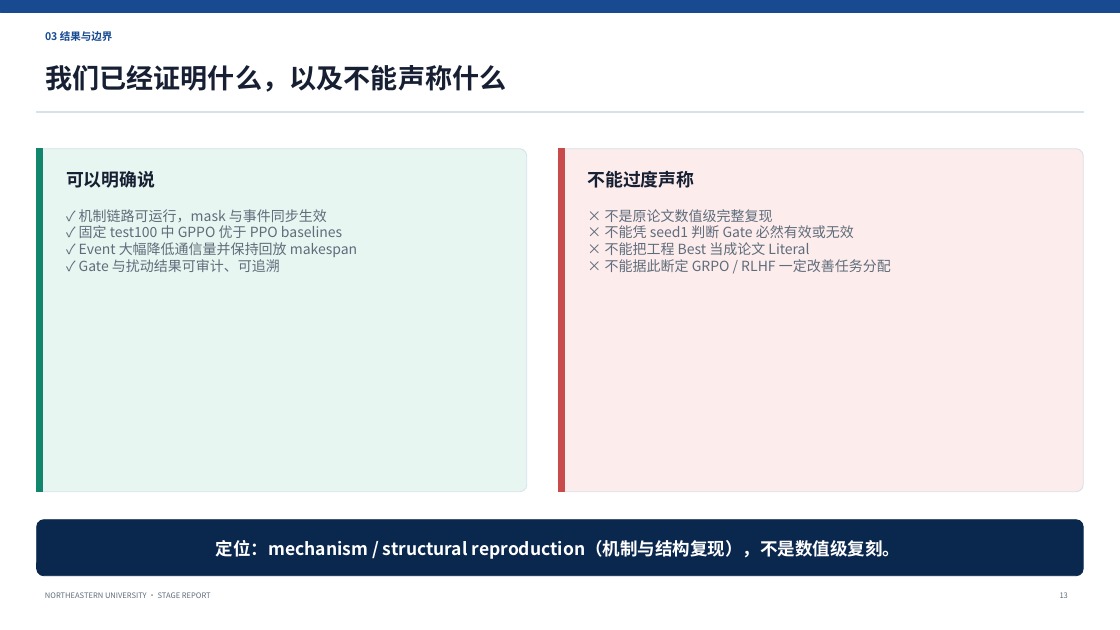
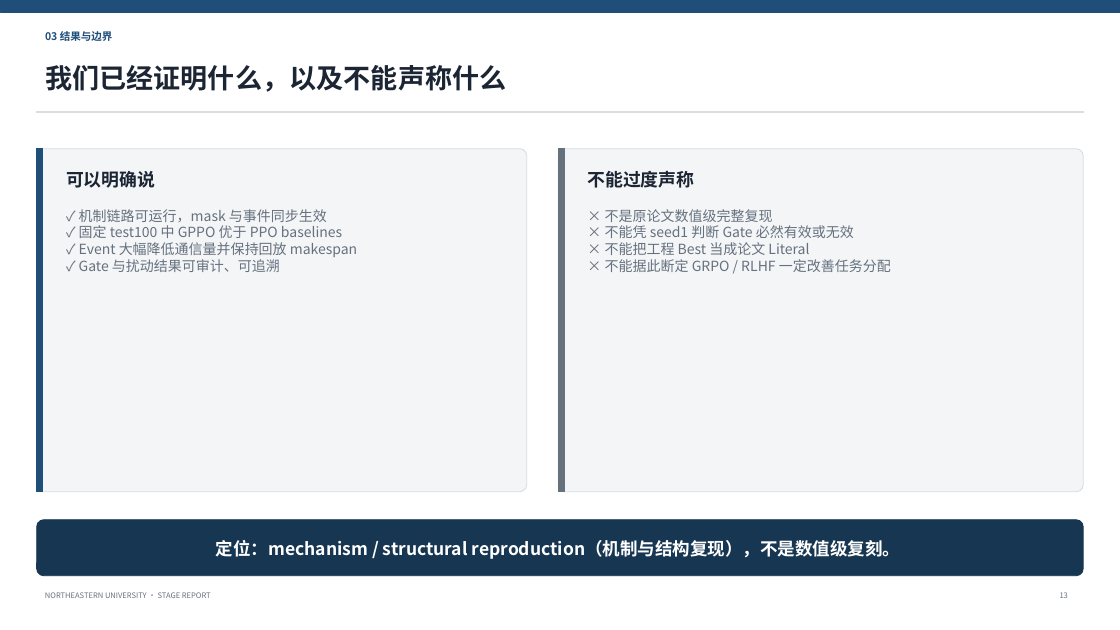
Before and after one commit to Battleplus/GPPO, a slide deck: slide 13 of deliverables/meeting_prep/GPPO_开学汇报_第一篇论文复现与GRPO展望.pptx. Drawn at 1120x630 pixels with LibreOffice and Linux fonts; fonts in the diff are those of the drawing. Boxes give left, top, right and bottom in pixels: in the first picture for what was removed or moved away, otherwise in the second. Text is boxed around its words. In the diff, an @@ line names an element or a change of style, - is before the commit and + after.

Commit message:
simplify GPPO report presentation style

```diff
--- a/deliverables/meeting_prep/GPPO_开学汇报_第一篇论文复现与GRPO展望.pptx
+++ b/deliverables/meeting_prep/GPPO_开学汇报_第一篇论文复现与GRPO展望.pptx
@@ rectangle at [0,0,1120,13]: fill #174A91 to #1F4E79; outline #174A91 0.75 pt to #1F4E79 0.75 pt @@
@@ text "03 结果与边界" at [45,31,113,41]: text colour #174A91 to #1F4E79 @@
@@ rounded rectangle at [37,149,527,492]: fill #E8F6F1 to #F3F5F7; outline #D8E1EA 0.75 pt to #D8DDE3 0.75 pt @@
@@ rectangle at [37,149,43,492]: fill #12856D to #1F4E79; outline #12856D 0.75 pt to #1F4E79 0.75 pt @@
@@ rounded rectangle at [559,149,1084,492]: fill #FCECEC to #F3F5F7; outline #D8E1EA 0.75 pt to #D8DDE3 0.75 pt @@
@@ rectangle at [559,149,565,492]: fill #C84A4A to #66717E; outline #C84A4A 0.75 pt to #66717E 0.75 pt @@
@@ rounded rectangle at [37,520,1084,576]: fill #0A274E to #173651; outline #0A274E 0.75 pt to #173651 0.75 pt @@
```
Also in this commit, not shown: 14 other slides changed.
